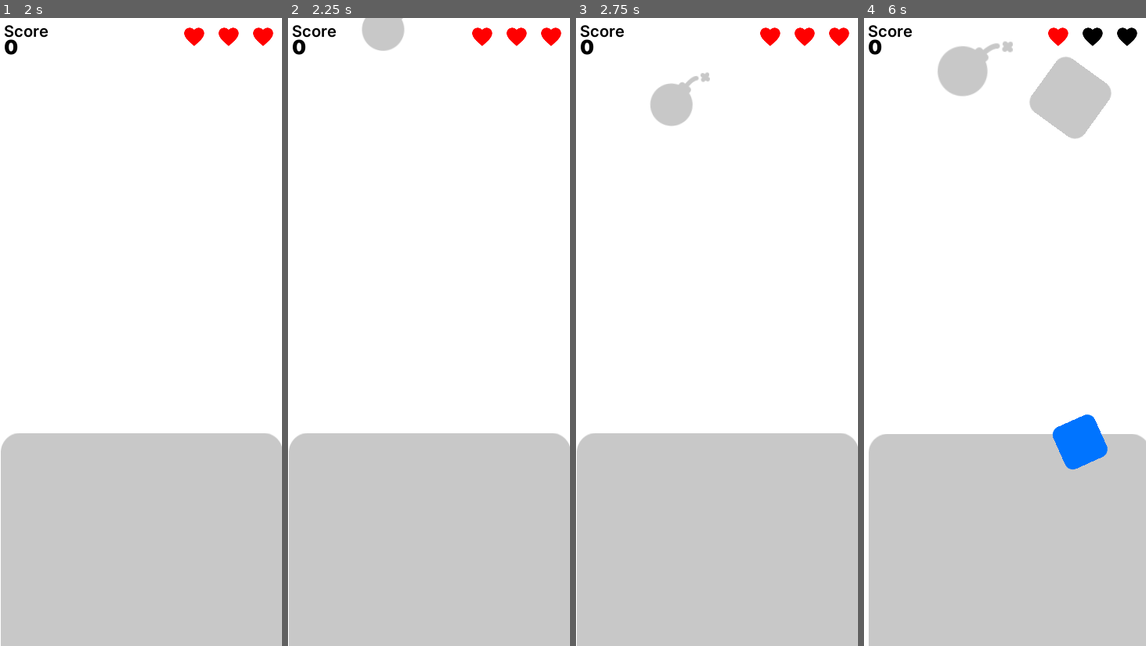
Above: before the commit, frames 1-4 (left to right).
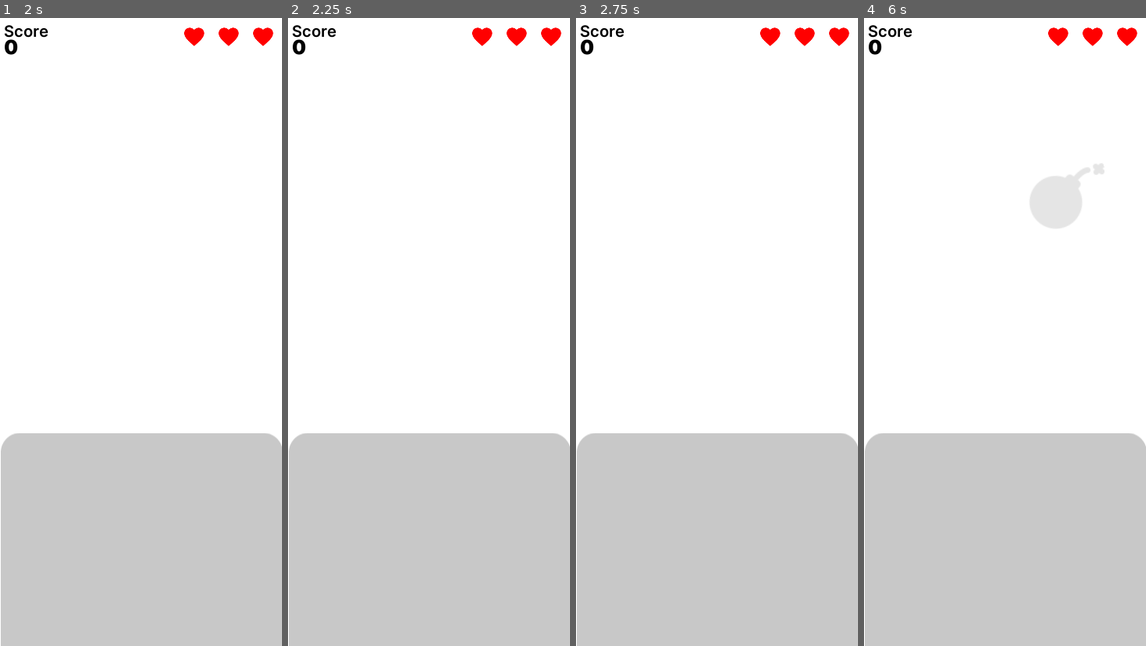
Above: after the commit, the same moments.

Repository: EmilienLeroy/FallingSquare
Game: Godot game, scene res://main.tscn
Two runs of this game, one before a commit and one after it. Both use one fixed random seed, a clock stepped at 60 frames per second and the inputs below.
Inputs (mouse positions are in pixels of both pictures, inside the frame that each line leads up to):
- Up to frame 1 (2 s): click (143, 325) at 0.5 s; move the mouse to (203, 300) at 1.27 s; click (203, 300) at 1.42 s
- Up to frame 2 (2.25 s): tap Enter at 2 s; move the mouse to (372, 363) at 2.02 s; click (372, 363) at 2.17 s
- Up to frame 3 (2.75 s): no input
- Up to frame 4 (6 s): move the mouse to (965, 105) at 2.77 s; click (965, 105) at 2.92 s; move the mouse to (1064, 55) at 3.52 s; click (1064, 55) at 3.67 s; move the mouse to (914, 68) at 4.27 s; click (914, 68) at 4.42 s; move the mouse to (1075, 87) at 5.02 s; click (1075, 87) at 5.17 s; move the mouse to (1067, 87) at 5.77 s; click (1067, 87) at 5.92 s

Frame 1 is identical in both runs. In frame 2, 0.7% of the frame differs, in the area x 26-42%, y 0-6%; in frame 3, 0.9%; in frame 4, 6.9%, in the area x 0-100%, y 1-100%.

Commit message:
✨ Improving spawn of items

Diff:
--- a/components/item.gd
+++ b/components/item.gd
@@ -1,9 +1,10 @@
 extends KinematicBody2D
 
 signal touched_under_zone;
+
 onready var sprite = $Sprite;
+export var gravity = 400;
 
-export var gravity = 400;
 var speed_rotation = 0;
 var velocity = Vector2.ZERO;
 var is_under_zone = false;
@@ -11,6 +12,7 @@
 
 func _ready():
 	connect("input_event", self, "_on_input_event");
+	$Animation.play("fade");
 
 func _process(delta):
 	rotation += speed_rotation * delta;
--- a/components/item.tscn
+++ b/components/item.tscn
@@ -1,15 +1,51 @@
-[gd_scene load_steps=3 format=2]
+[gd_scene load_steps=5 format=2]
 
 [ext_resource path="res://components/item.gd" type="Script" id=2]
 
 [sub_resource type="RectangleShape2D" id=1]
 extents = Vector2( 43, 43 )
 
+[sub_resource type="Animation" id=2]
+length = 0.001
+tracks/0/type = "value"
+tracks/0/path = NodePath("Sprite:modulate")
+tracks/0/interp = 1
+tracks/0/loop_wrap = true
+tracks/0/imported = false
+tracks/0/enabled = true
+tracks/0/keys = {
+"times": PoolRealArray( 0 ),
+"transitions": PoolRealArray( 1 ),
+"update": 0,
+"values": [ Color( 1, 1, 1, 0 ) ]
+}
+
+[sub_resource type="Animation" id=3]
+resource_name = "fade"
+length = 1.5
+tracks/0/type = "value"
+tracks/0/path = NodePath("Sprite:modulate")
+tracks/0/interp = 1
+tracks/0/loop_wrap = true
+tracks/0/imported = false
+tracks/0/enabled = true
+tracks/0/keys = {
+"times": PoolRealArray( 0, 0.5, 1.5 ),
+"transitions": PoolRealArray( 1, 1, 1 ),
+"update": 0,
+"values": [ Color( 1, 1, 1, 0 ), Color( 1, 1, 1, 0 ), Color( 1, 1, 1, 1 ) ]
+}
+
 [node name="Item" type="KinematicBody2D"]
 input_pickable = true
 script = ExtResource( 2 )
 
 [node name="Sprite" type="Sprite" parent="."]
+modulate = Color( 1, 1, 1, 0 )
 
 [node name="CollisionShape2D" type="CollisionShape2D" parent="."]
 shape = SubResource( 1 )
+
+[node name="Animation" type="AnimationPlayer" parent="."]
+anims/RESET = SubResource( 2 )
+anims/fade = SubResource( 3 )
--- a/views/game.gd
+++ b/views/game.gd
@@ -11,6 +11,8 @@
 var score = 0;
 var shake_amount = 10;
 var shake = false;
+var size = 1.2;
+var interval = 2;
 
 func _process(delta):
 	if (!shake):
@@ -22,7 +24,7 @@
 	))
 
 func _ready():
-	timer.set_wait_time(1.0);
+	timer.set_wait_time(interval);
 	timer.set_one_shot(false);
 	timer.connect("timeout", self, "create_item");
 
@@ -36,15 +38,17 @@
 	$Front/Life.update_hearts(life);
 
 func create_item():
-	var scale = rand_range(0.5, 1.2);
-	var rotation = rand_range(-5, 5);
+	var rotation = rand_range(-1, 1);
 	var item = items[randi() % items.size()].instance();
+
+	if (size > 0.2):
+		size = size - 0.01;
 
 	update_spawn_time();
 	update_spawn_position();
 
 	item.position = $Spawn.position;
-	item.scale = Vector2(scale, scale);
+	item.scale = Vector2(size, size);
 	item.set_speed_rotation(rotation);
 	item.connect("add_life", self, "on_life_added");
 	item.connect("loose_life", self, "on_life_loose");
@@ -53,9 +57,11 @@
 	add_child(item);
 
 func update_spawn_time():
-	var time = rand_range(0.5, 1);
 
-	timer.set_wait_time(time);
+	if (interval > 0.7):
+		interval = interval - 0.1;
+
+	timer.set_wait_time(interval);
 
 func update_spawn_position():
 	var positionX = rand_range(30, 300);
--- a/views/game.tscn
+++ b/views/game.tscn
@@ -7,6 +7,9 @@
 
 [sub_resource type="RectangleShape2D" id=1]
 extents = Vector2( 55.5, 622 )
+
+[sub_resource type="RectangleShape2D" id=2]
+extents = Vector2( 290.5, 108 )
 
 [node name="Game" type="Node2D"]
 script = ExtResource( 3 )
@@ -37,6 +40,10 @@
 position = Vector2( 416, 408 )
 shape = SubResource( 1 )
 
+[node name="RoofTop" type="CollisionShape2D" parent="Walls"]
+position = Vector2( 180, -108 )
+shape = SubResource( 2 )
+
 [node name="ShakeCamera" type="Camera2D" parent="."]
 position = Vector2( 179, 400 )
 current = true
Not shown: 1 places in views/game.tscn that only renumber resources
